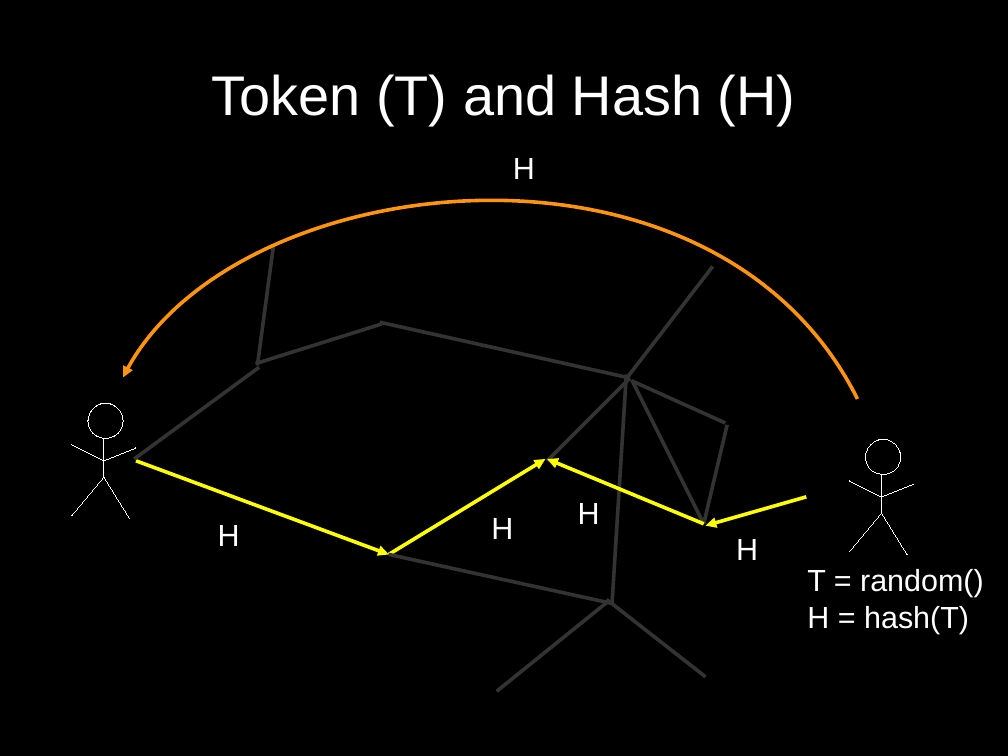
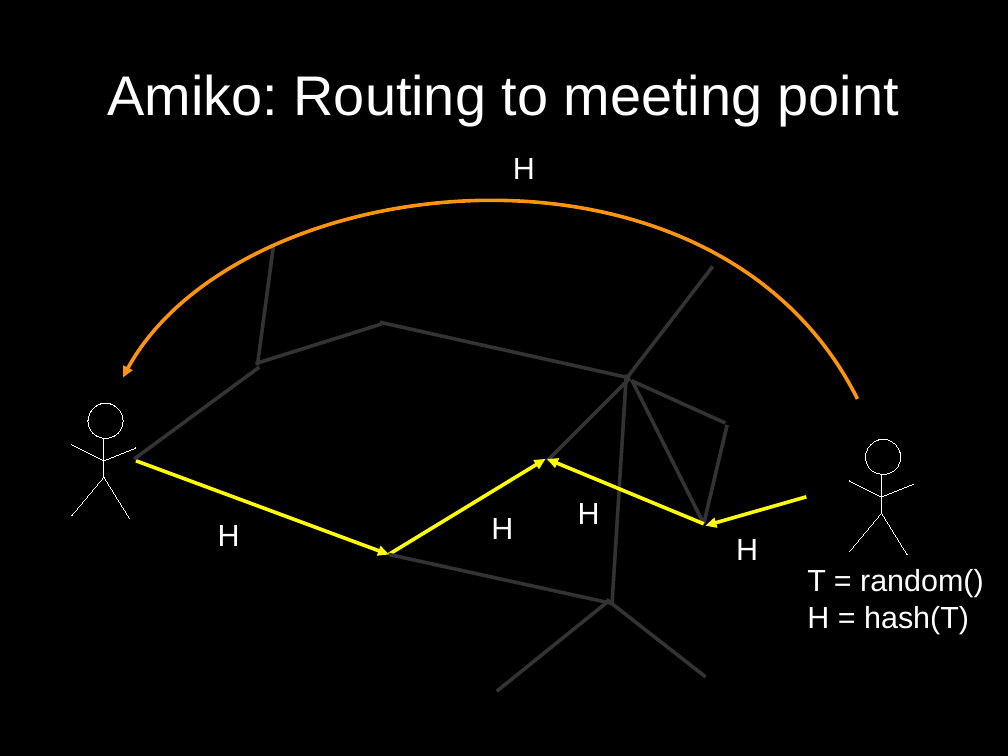
Before and after one commit to cornwarecjp/amiko-pay, a slide deck: slide 11 of doc/lightning-presentation.odp (slide 10 before the commit). Drawn at 1008x756 pixels with LibreOffice and Linux fonts; fonts in the diff are those of the drawing. Boxes give left, top, right and bottom in pixels: in the first picture for what was removed or moved away, otherwise in the second. Text is boxed around its words. In the diff, an @@ line names an element or a change of style, - is before the commit and + after.

```diff
--- a/doc/lightning-presentation.odp
+++ b/doc/lightning-presentation.odp
@@ title at bbox=[108, 74, 899, 125]: text changed @@
-Token (T) and Hash (H)
+Amiko: Routing to meeting point
```
Also in this commit, not shown: 4 other slides changed, 1 slide added.
